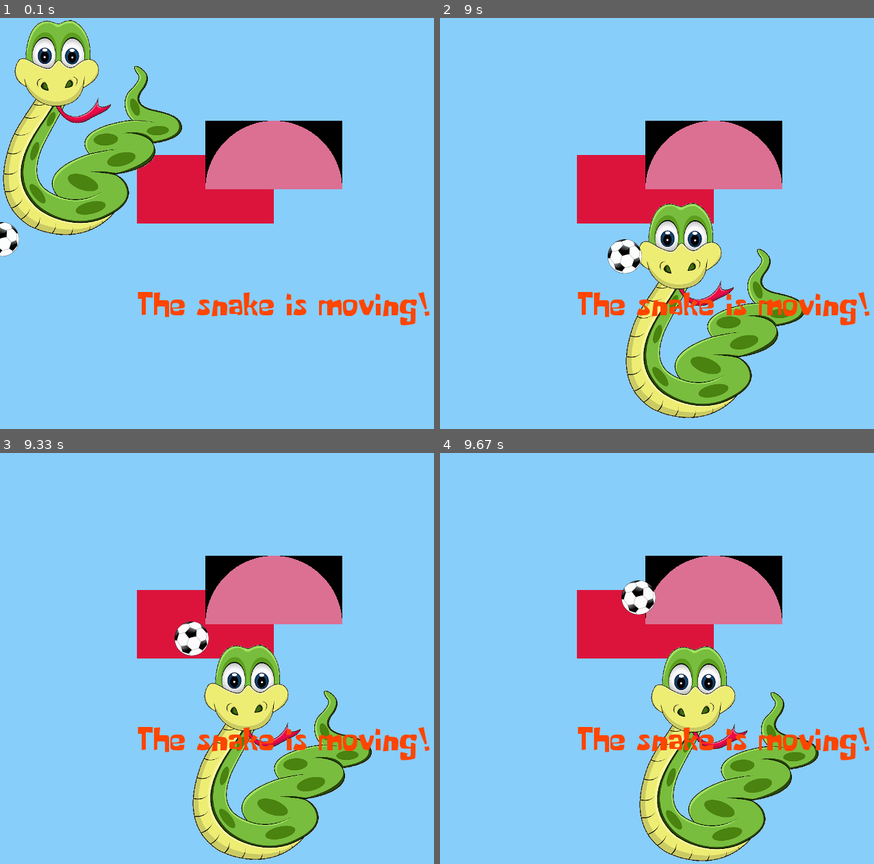
Above: before the commit, frames 1-4 (two rows, left to right).
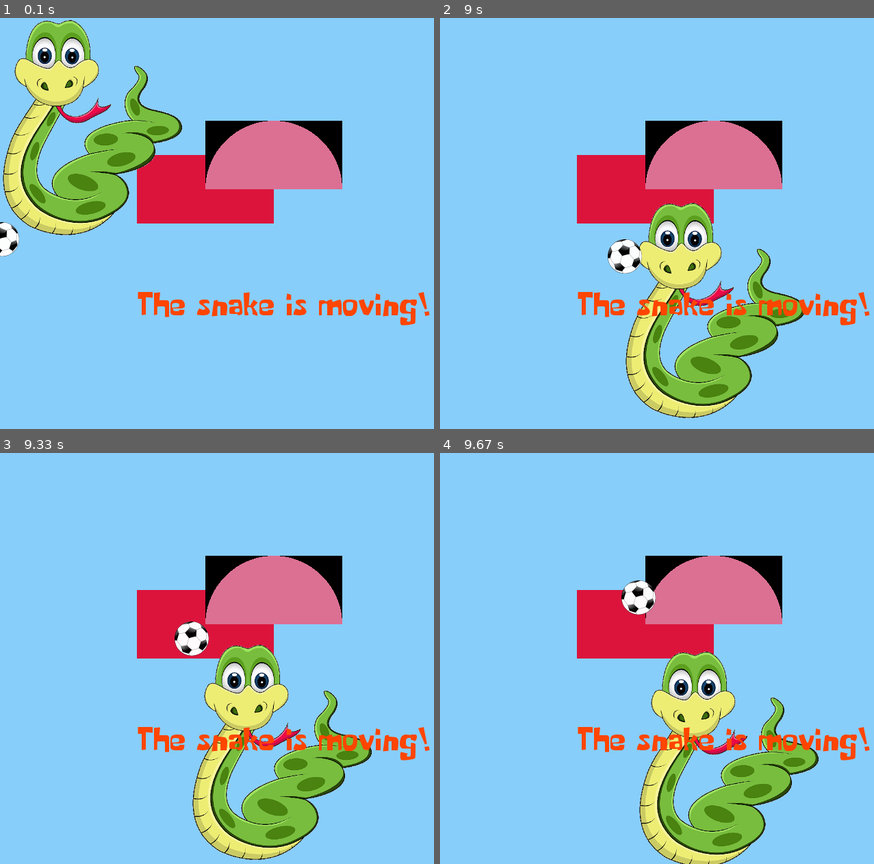
Above: after the commit, the same moments.

Repository: bitjungle/PygameTemplate
Game: pygame game, started from pygame-template.py
Two runs of this game, one before a commit and one after it. Both use one fixed random seed, a clock stepped at 60 frames per second and the inputs below.
Inputs:
- Up to frame 1 (0.1 s): no input
- Up to frame 2 (9 s): no input
- Up to frame 3 (9.33 s): no input
- Up to frame 4 (9.67 s): no input

Frames 1-3 are identical in both runs. In frame 4, 6.5% of the frame differs, in the area x 45-88%, y 47-100%.

Commit message:
image object

Diff:
--- a/pygame-template.py
+++ b/pygame-template.py
@@ -30,10 +30,10 @@
 pygame.display.set_caption(WINDOW_TITLE)
 
 # Creating objects -----------------------------------------------------
-snake = objects.GameObject(imagefile='snake.png',
+snake = objects.Image(imagefile='snake.png',
                            dx=1,
                            dy=1)
-ball = objects.GameObject(imagefile='football.png',
+ball = objects.Image(imagefile='football.png',
                           top=300,
                           left=0,
                           width=50,
--- a/pygame_template_objects.py
+++ b/pygame_template_objects.py
@@ -21,19 +21,14 @@
         DEFAULT_DX = 0
         DEFAULT_DY = 0
 
-        self.imagefile = kwargs.get('imagefile', None)
         self.radius = kwargs.get('radius', None)
+        self.dx = kwargs.get('dx', DEFAULT_DX)
+        self.dy = kwargs.get('dy', DEFAULT_DX)
 
-        if self.imagefile:
-            self.surf = pygame.image.load(self.imagefile).convert_alpha()
-            if kwargs.get('width', False) and kwargs.get('height', False):
-                self.surf = pygame.transform.smoothscale(self.surf,
-                                                         (kwargs.get('width'),
-                                                          kwargs.get('height')))
-        else:
-            self.surf = pygame.Surface((kwargs.get('width', DEFAULT_WIDTH),
-                                         kwargs.get('height', DEFAULT_HEIGHT)))
-            self.surf.fill(kwargs.get('fill', pygame.SRCALPHA))
+
+        self.surf = pygame.Surface((kwargs.get('width', DEFAULT_WIDTH),
+                                        kwargs.get('height', DEFAULT_HEIGHT)))
+        self.surf.fill(kwargs.get('fill', pygame.SRCALPHA))
 
         self.rect = self.surf.get_rect(top=kwargs.get('top', DEFAULT_TOP),
                                        left=kwargs.get('left', DEFAULT_LEFT))
@@ -43,9 +38,6 @@
             pygame.draw.circle(self.surf, kwargs.get('fill', color.gray),
                                (self.radius, self.radius), self.radius,
                                kwargs.get('border', 1))
-
-        self.dx = kwargs.get('dx', DEFAULT_DX)
-        self.dy = kwargs.get('dy', DEFAULT_DX)
 
     def set_top(self, pos):
         '''Set top position'''
@@ -84,6 +76,18 @@
         '''Flip the dy'''
         self.dy *= -1
 
+
+class Image(GameObject):
+    '''Image object'''
+    def __init__(self, **kwargs):
+        print('Image(', kwargs, ')')
+        super(Image, self).__init__(**kwargs)
+        self.surf = pygame.image.load(kwargs.get('imagefile')).convert_alpha()
+        if kwargs.get('width', False) and kwargs.get('height', False):
+            self.surf = pygame.transform.smoothscale(self.surf,
+                                                     (kwargs.get('width'),
+                                                      kwargs.get('height')))
+
 class Text(GameObject):
     '''Game text elements'''
     def __init__(self, **kwargs):
